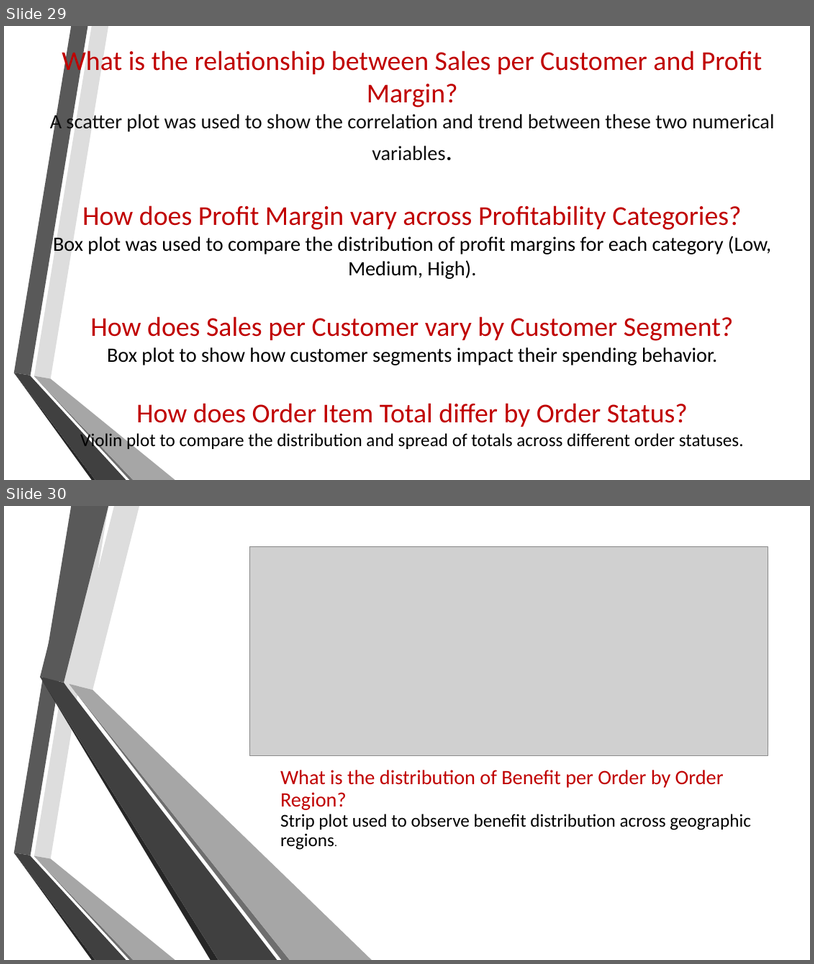
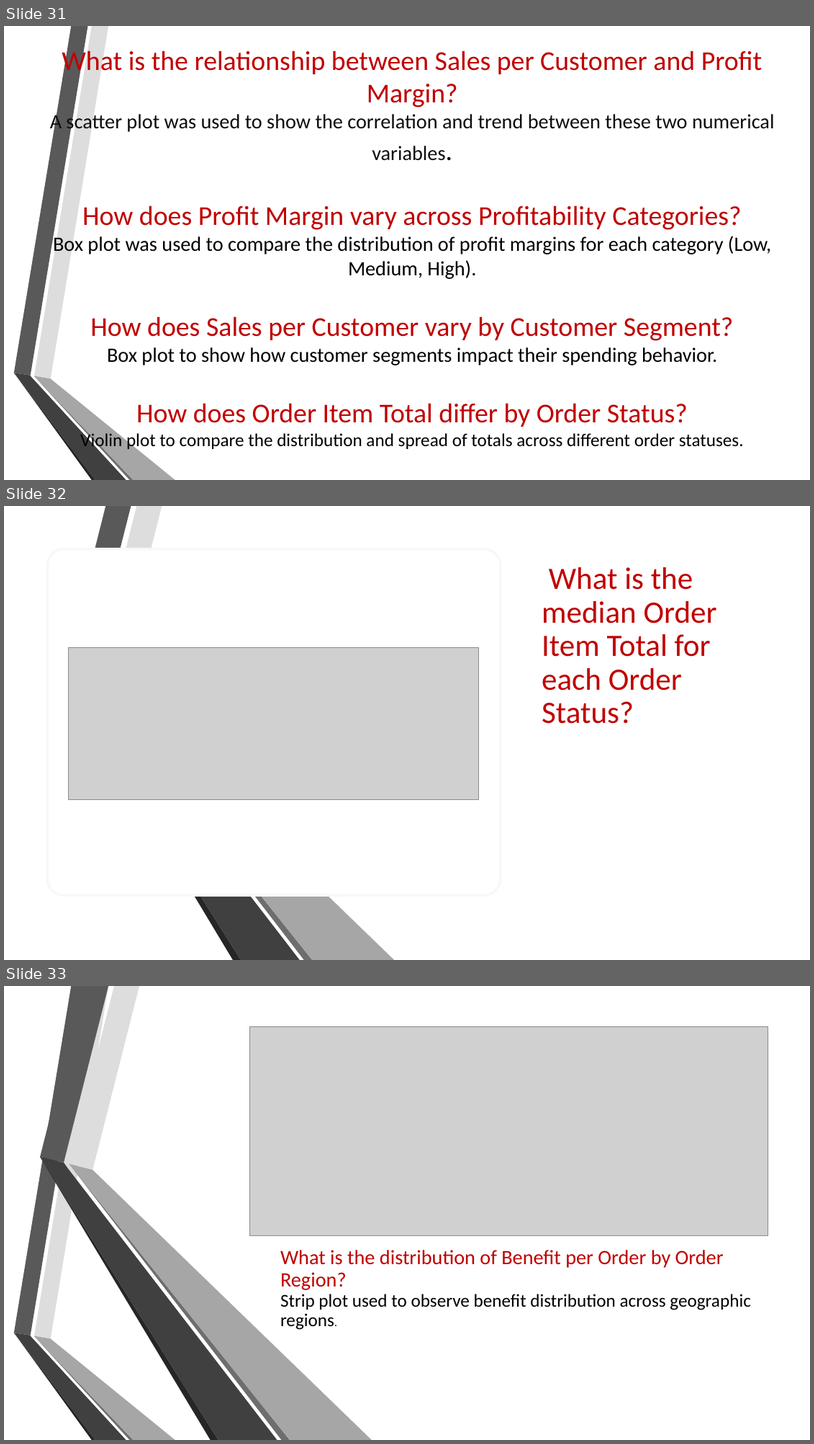
Before and after one commit to mariam530/supply-chain-project, a slide deck: New Microsoft PowerPoint Presentation.pptx. Shown one above the other, each under a label of ours: slides 29 and 30 before the commit, slides 31, 32 and 33 after it. The pictures are 814x964 and 814x1444 pixels, drawn with LibreOffice and Linux fonts; fonts in the diff are those of the drawing; grey boxes stand for pictures; background and template pictures are left out. Boxes give left, top, right and bottom in pixels: in the first picture for what was removed or moved away, otherwise in the second. Text is boxed around its words. In the diff, an @@ line names an element or a change of style, - is before the commit and + after.

```diff
--- a/New Microsoft PowerPoint Presentation.pptx
+++ b/New Microsoft PowerPoint Presentation.pptx
@@ slide 32 added at [4,506,810,960], background picture (left out); not listed: 6 template elements that a slide beside it also shows @@
@@ rectangle added at [4,506,810,960], fill #FFFFFF @@
@@ rounded rectangle added at [47,549,502,895], fill #FFFFFF, outline #BABABA 3 pt @@
@@ title added at [542,567,718,723], 37 pt, text #C00000 @@
+What is the median Order Item Total for each Order Status?
@@ picture added at [69,648,479,800] @@
@@ group added at [40,506,373,960]: 6 freeform shapes @@
@@ group added at [63,506,395,960]: 6 freeform shapes @@
@@ what was slide 29 is now slide 31 @@
@@ what was slide 30 is now slide 33 @@
```
Also in this commit, not shown: 2 slides changed, 2 other slides added, 1 other file.
